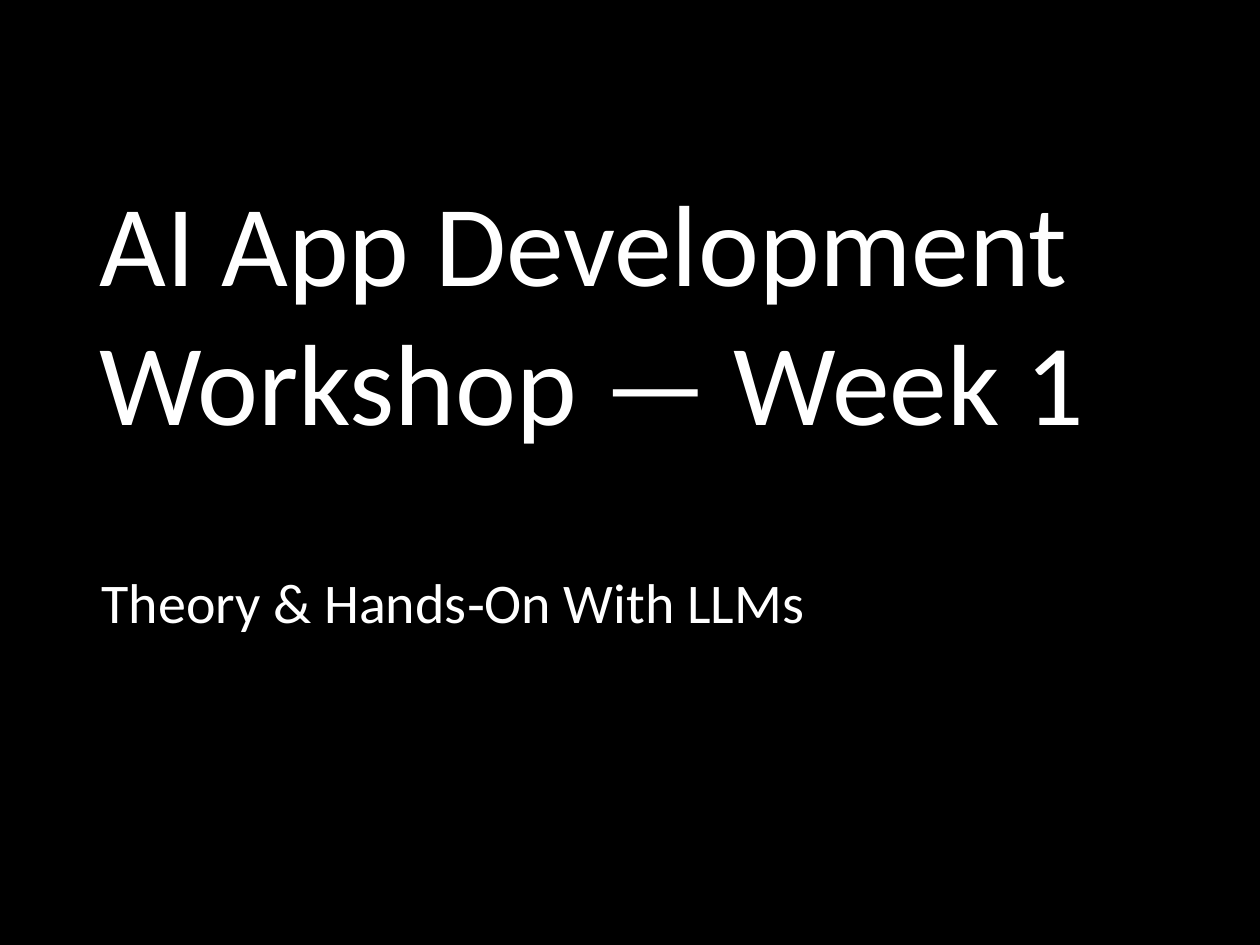
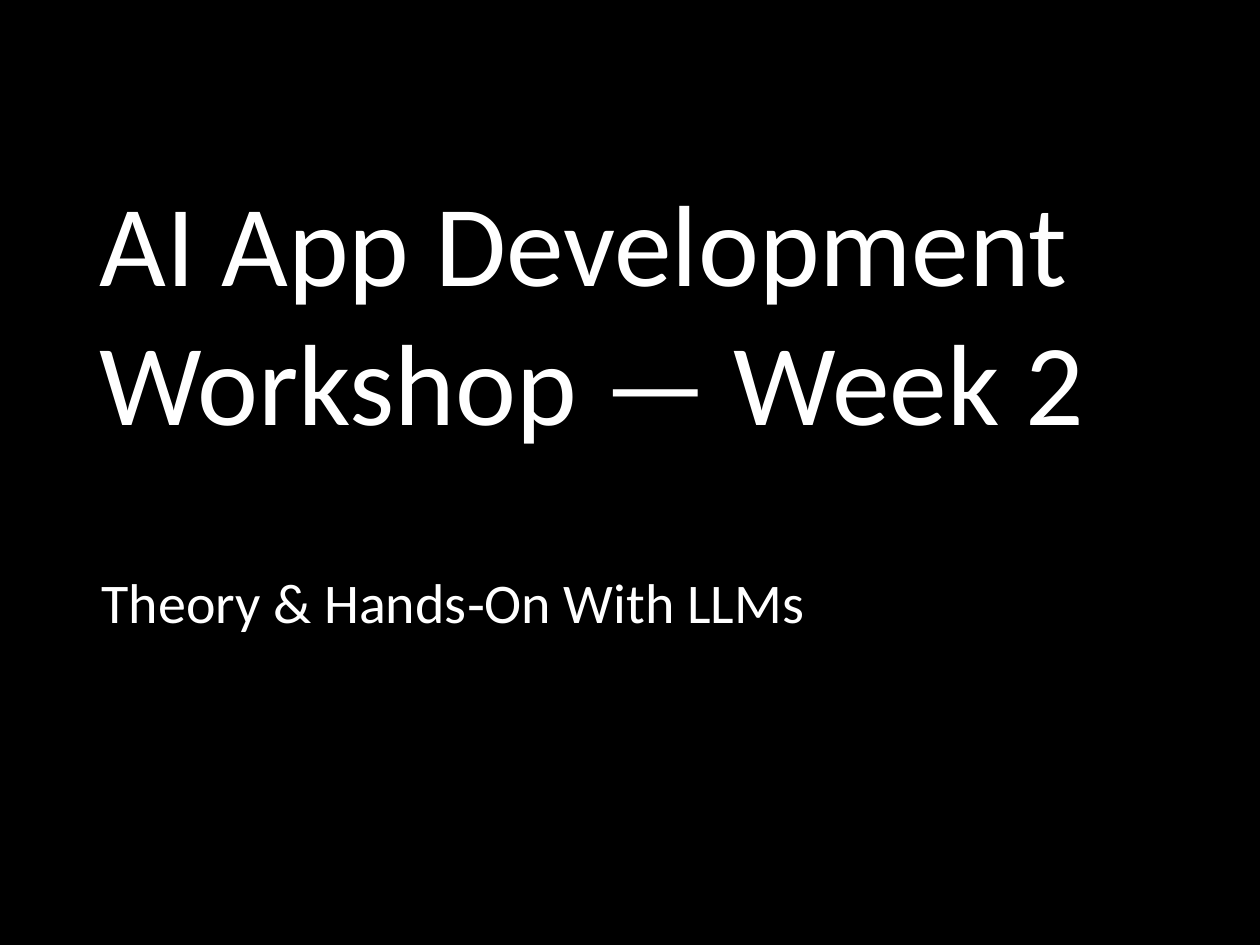
Before and after one commit to tniccum21/LLM_Class, a slide deck: slide 1 of Week02/Week02.pptx. Drawn at 1260x945 pixels with LibreOffice and Linux fonts; fonts in the diff are those of the drawing; background and template pictures are left out; a plain dark background stands for a picture behind light text. Boxes give left, top, right and bottom in pixels: in the first picture for what was removed or moved away, otherwise in the second. Text is boxed around its words. In the diff, an @@ line names an element or a change of style, - is before the commit and + after.

Commit message:
Refactor Week02: Remove redundant files and update gitignore
- Update .gitignore to exclude Week03 and source files
- Remove old ticket triage implementation files
- Remove large dataset CSV (dataset-tickets-multi-lang3-4k.csv)
- Update Week02 PowerPoint presentation
- Keep cleaned dataset and notebook versions for reference

```diff
--- a/Week02/Week02.pptx
+++ b/Week02/Week02.pptx
@@ title at box(100, 205, 1084, 444): text changed @@
-AI App Development Workshop — Week 1
+AI App Development Workshop — Week 2
```
Also in this commit, not shown: 2 other slides changed, 14 slides added, 22 slides removed, 5 other files.
